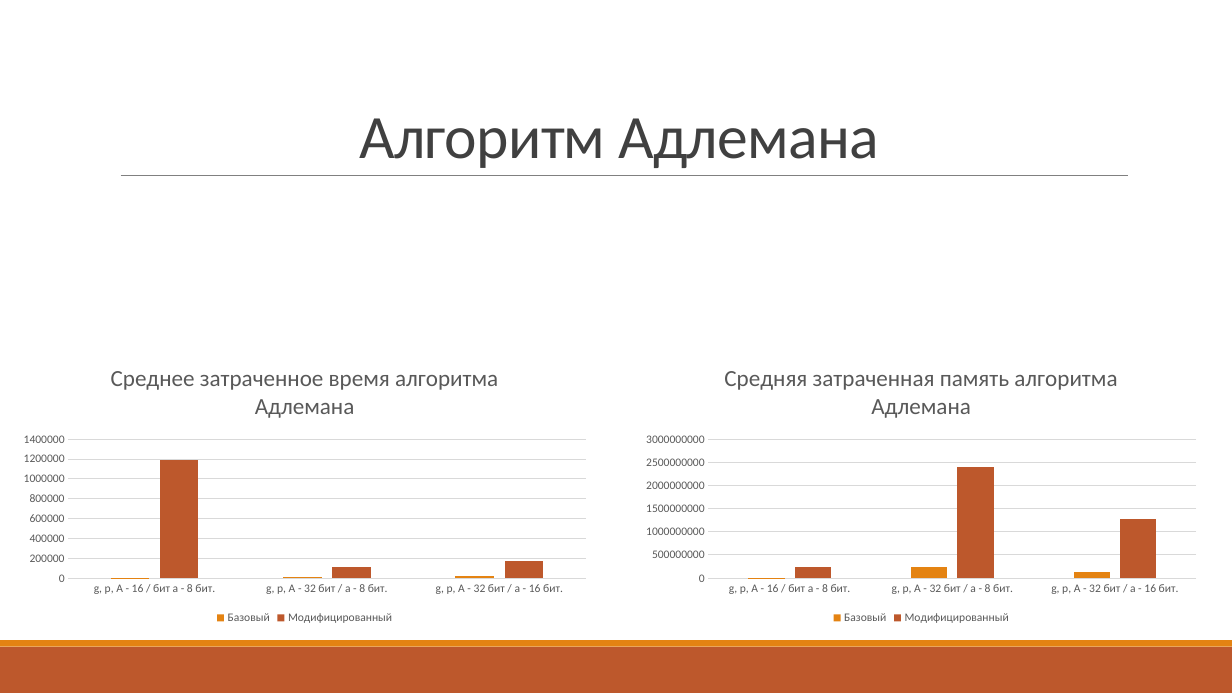
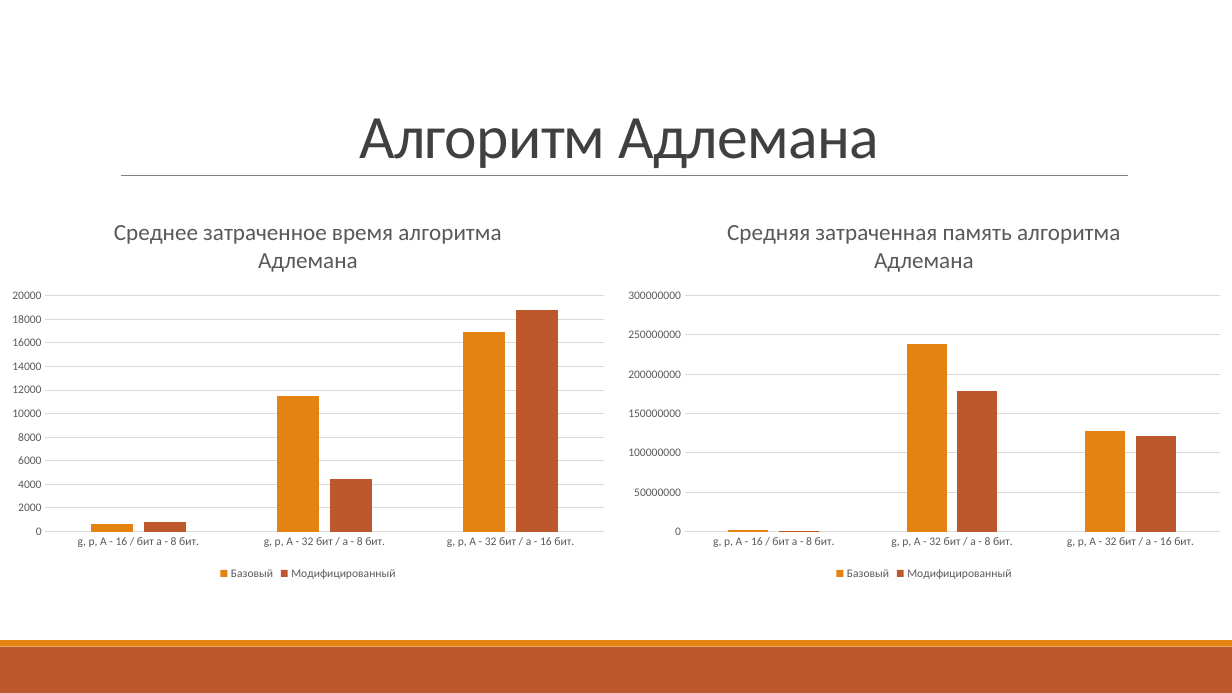
Before and after one commit to VitasVital/Bachelor_course, a slide deck: slide 10 of Maga4Sem/ВКР/Защита ВКР/Для сдачи ВКР/Гусев В.Е. 09-335 ВКР магистерская работа.pptx. Drawn at 1232x693 pixels with LibreOffice and Linux fonts; fonts in the diff are those of the drawing; grey boxes stand for pictures. Boxes give left, top, right and bottom in pixels: in the first picture for what was removed or moved away, otherwise in the second. Text is boxed around its words. In the diff, an @@ line names an element or a change of style, - is before the commit and + after.

```diff
--- a/Maga4Sem/ВКР/Защита ВКР/Для сдачи ВКР/Гусев В.Е. 09-335 ВКР магистерская работа.pptx
+++ b/Maga4Sem/ВКР/Защита ВКР/Для сдачи ВКР/Гусев В.Е. 09-335 ВКР магистерская работа.pptx
@@ column chart at [0,199,616,584] @@
@@ Базовый, g, p, A - 16 / бит a - 8 бит.: 0 to 600 @@
@@ Базовый, g, p, A - 32 бит / a - 8 бит.: 10000 to 11500 @@
@@ Базовый, g, p, A - 32 бит / a - 16 бит.: 20000 to 16900 @@
@@ Модифицированный, g, p, A - 16 / бит a - 8 бит.: 1190000 to 800 @@
@@ Модифицированный, g, p, A - 32 бит / a - 8 бит.: 110000 to 4400 @@
@@ Модифицированный, g, p, A - 32 бит / a - 16 бит.: 170000 to 18800 @@
@@ column chart: place and size @@
-column chart at [12,347,597,628]
+column chart at [0,199,616,584]
@@ column chart at [616,199,1232,584] @@
@@ Базовый, g, p, A - 16 / бит a - 8 бит.: 0 to 2000000 @@
@@ Базовый, g, p, A - 32 бит / a - 8 бит.: 240000000 to 239000000 @@
@@ Базовый, g, p, A - 32 бит / a - 16 бит.: 130000000 to 128000000 @@
@@ Модифицированный, g, p, A - 16 / бит a - 8 бит.: 240000000 to 1000000 @@
@@ Модифицированный, g, p, A - 32 бит / a - 8 бит.: 2390000000 to 178000000 @@
@@ Модифицированный, g, p, A - 32 бит / a - 16 бит.: 1280000000 to 122000000 @@
@@ column chart: place and size @@
-column chart at [635,347,1208,628]
+column chart at [616,199,1232,584]
```
Also in this commit, not shown: 10 other slides changed, 1 slide added, 1 slide removed, 1 other file.
